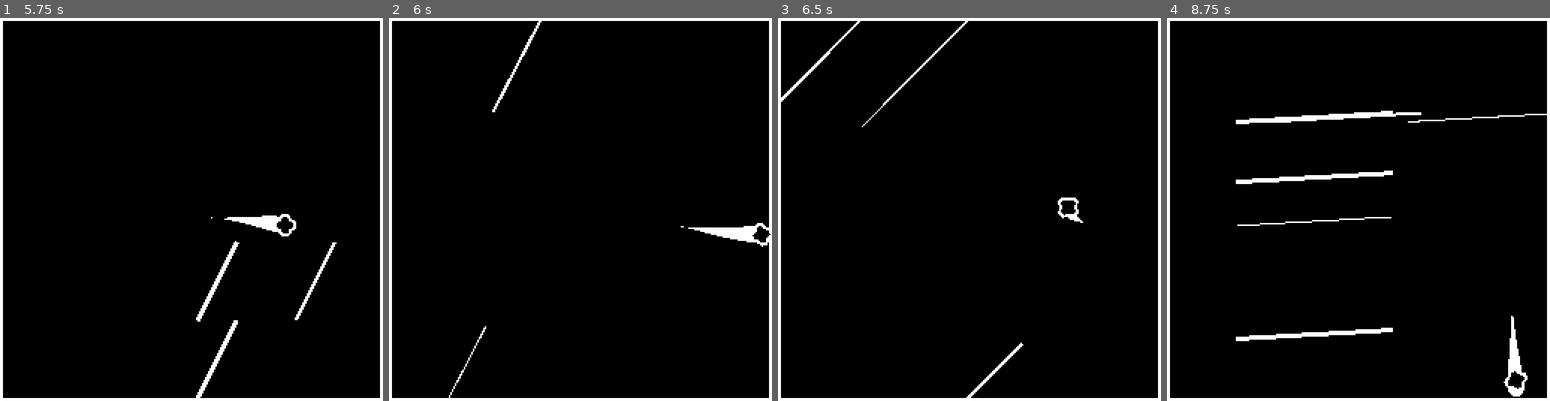
Above: before the commit, frames 1-4 (left to right).
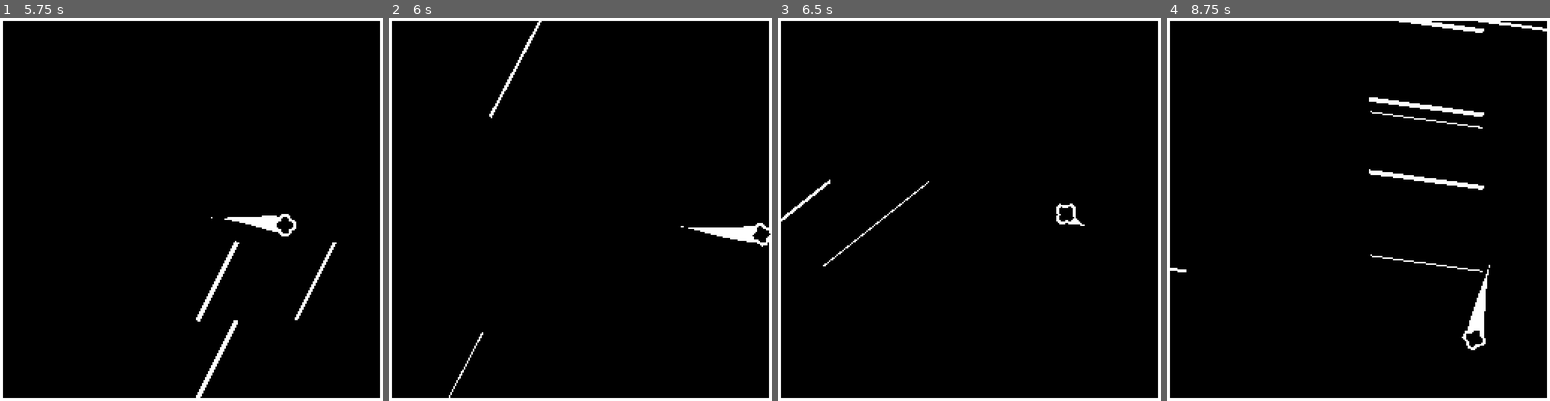
Above: after the commit, the same moments.

Repository: Ayabee527/mini-jam-155-wind
Game: Godot game, scene res://main/main.tscn
The game is run twice, just before and just after one commit, with the same random seed, the same clock (stepped at 60 frames per second) and the same inputs.
Inputs:
- Up to frame 1 (5.75 s): hold D (move_right) 0.53-1.28 s; hold S (move_down) 1.28-2.03 s; hold D (move_right) 2.03-2.78 s; hold W (move_up) 2.78-3.53 s; hold A (move_left) 3.53-5.03 s; hold S (move_down) from 5.03 s (still down)
- Up to frame 2 (6 s): release S (move_down) at 5.78 s; hold D (move_right) from 5.78 s (still down)
- Up to frame 3 (6.5 s): keep holding D (move_right)
- Up to frame 4 (8.75 s): release D (move_right) at 6.53 s; hold W (move_up) 6.53-7.28 s; hold D (move_right) 7.28-8.03 s; hold S (move_down) from 8.03 s (still down)

Frame 1 is identical in both runs. In frame 2, less than 0.1% of the frame differs, in the area x 17-36%, y 9-95%; in frame 3, 1.1%; in frame 4, 4.0%, in the area x 0-100%, y 0-99%.

Commit message:
wind bumping tweaks

Diff:
--- a/game/main/main.gd
+++ b/game/main/main.gd
@@ -40,7 +40,7 @@
 		window_velocity.y *= bounce_factor
 
 func bump_window(direction: Vector2) -> void:
-	window_velocity += direction * 1.5
+	window_velocity += direction * 1.0
 
 	var speed_multiplier = wind_momma.wind_direction.normalized().dot(
 		direction.normalized()
@@ -49,8 +49,8 @@
 	if speed_multiplier < 0:
 		speed_multiplier *= -1
 
-	wind_momma.wind_speed *= speed_multiplier
-	wind_momma.wind_direction += direction.normalized()
+	wind_momma.wind_speed *= 0.75
+	wind_momma.wind_direction += ( direction.normalized() * 2.0 )
 
 func _on_player_bumped_wall(direction: Vector2) -> void:
 	bump_window(direction)
